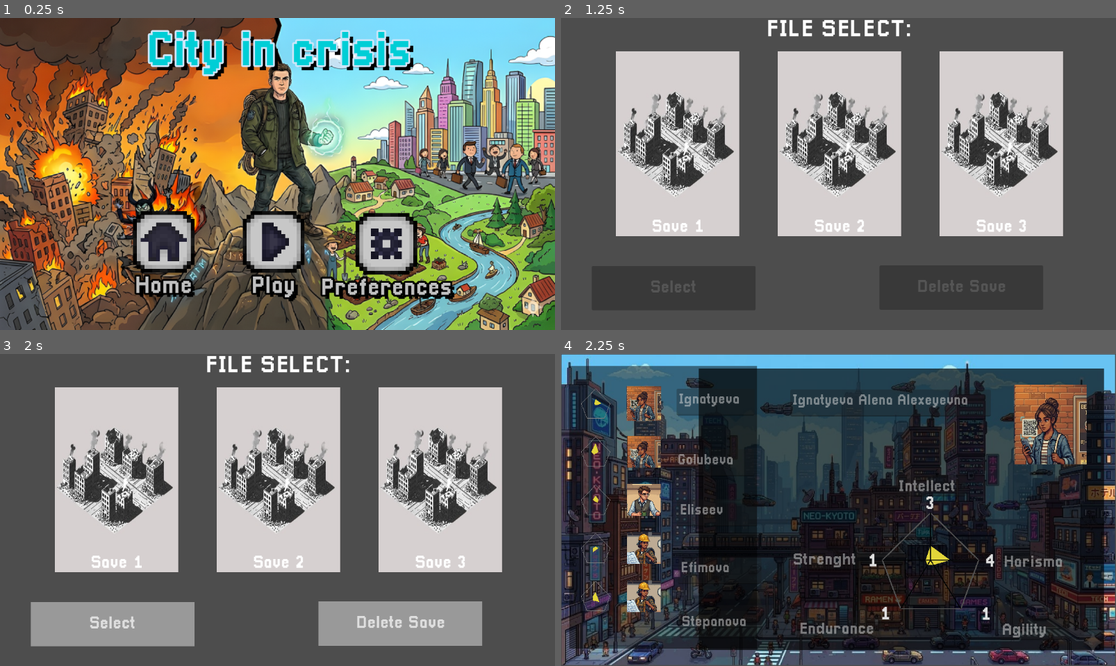
Above: before the commit, frames 1-4 (two rows, left to right).
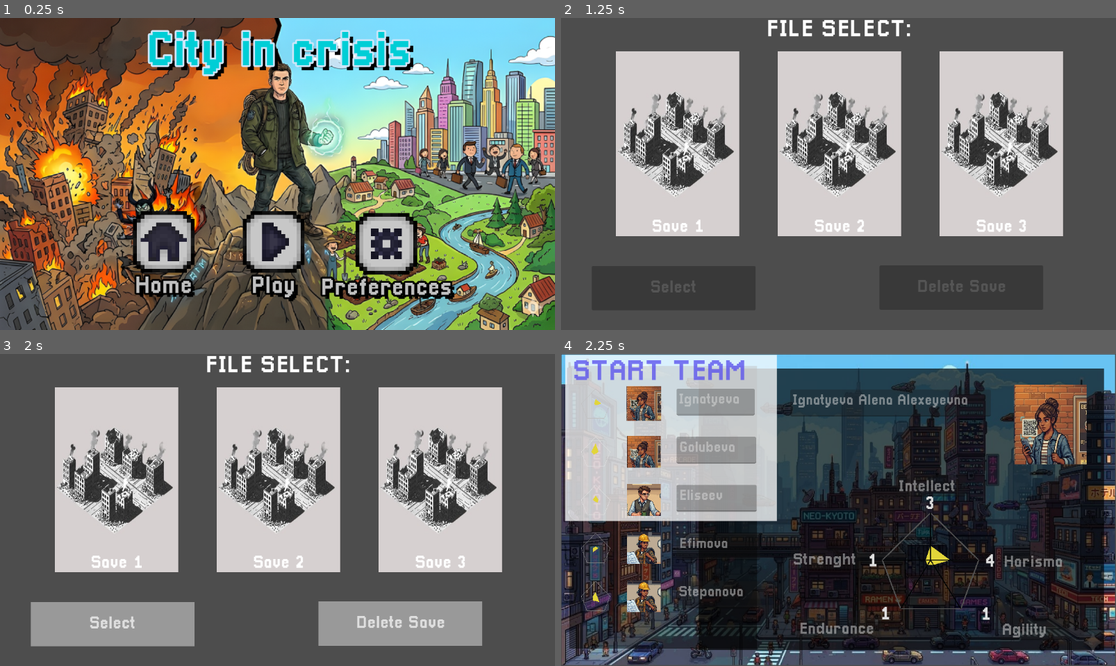
Above: after the commit, the same moments.

Repository: andierkas/Godot_game_project_67
Game: Godot game, scene res://scenes/main_scene/main_scene.tscn
Two runs of this game, one before a commit and one after it. Both use one fixed random seed, a clock stepped at 60 frames per second and the inputs below.
Inputs (mouse positions are in pixels of both pictures, inside the frame that each line leads up to):
- Up to frame 1 (0.25 s): no input
- Up to frame 2 (1.25 s): click (832, 242) at 0.5 s
- Up to frame 3 (2 s): click "Save 1" at 1.25 s
- Up to frame 4 (2.25 s): click "Select" at 2 s

Frames 1-3 are identical in both runs. In frame 4, 19% of the frame differs, in the area x 0-39%, y 0-91%.

Commit message:
чуть редачу

Diff:
--- a/scenes/agents_generator_scene/agents_generator.tscn
+++ b/scenes/agents_generator_scene/agents_generator.tscn
@@ -15,6 +15,12 @@
 [sub_resource type="StyleBoxEmpty" id="StyleBoxEmpty_kbh1e"]
 
 [sub_resource type="StyleBoxEmpty" id="StyleBoxEmpty_e86q2"]
+
+[sub_resource type="StyleBoxEmpty" id="StyleBoxEmpty_aw3uw"]
+
+[sub_resource type="StyleBoxEmpty" id="StyleBoxEmpty_ye48f"]
+
+[sub_resource type="StyleBoxEmpty" id="StyleBoxEmpty_4b6ty"]
 
 [node name="Control" type="Control" unique_id=1719565061]
 layout_mode = 3
@@ -49,6 +55,7 @@
 points = PackedVector2Array(-100, 0, -60, 100, 60, 100, 100, 0, 0, -100)
 closed = true
 width = 2.5
+default_color = Color(0, 0, 0, 1)
 round_precision = 3
 
 [node name="PentagonStats3" type="Line2D" parent="Background" unique_id=1737280383]
@@ -262,6 +269,27 @@
 offset_bottom = 611.0
 color = Color(0, 0, 0, 0.48235294)
 
+[node name="ColorRect" type="ColorRect" parent="Agentparty" unique_id=274896785]
+modulate = Color(1, 1, 1, 0.75686276)
+offset_left = 8.0
+offset_top = 1.0
+offset_right = 447.0
+offset_bottom = 346.0
+
+[node name="TextEdit" type="TextEdit" parent="Agentparty/ColorRect" unique_id=313514095]
+layout_mode = 0
+offset_left = 15.0
+offset_top = 3.0
+offset_right = 427.0
+offset_bottom = 62.0
+theme_override_colors/font_color = Color(0.3372549, 0.3019608, 0.92941177, 1)
+theme_override_fonts/font = ExtResource("3_t01tc")
+theme_override_font_sizes/font_size = 60
+theme_override_styles/normal = SubResource("StyleBoxEmpty_aw3uw")
+theme_override_styles/focus = SubResource("StyleBoxEmpty_ye48f")
+theme_override_styles/read_only = SubResource("StyleBoxEmpty_4b6ty")
+text = "START TEAM"
+
 [node name="start_bg" type="ColorRect" parent="Agentparty" unique_id=1668322419]
 visible = false
 offset_left = 133.0
@@ -303,7 +331,7 @@
 position = Vector2(71, 202)
 scale = Vector2(0.3, 0.3)
 color = Color(0.8898981, 0.8357617, 0.23110518, 1)
-polygon = PackedVector2Array(624, 420, 724, 320, 824, 420, 787, 520, 662, 520)
+polygon = PackedVector2Array(-103.33334, -3.333313, 0, -100, 96.66666, -3.333313, 60, 103.333374, -60, 100)
 
 [node name="SpriteAgent" type="Sprite2D" parent="Agentparty/Second_agent" unique_id=246505085]
 position = Vector2(171, 202)
@@ -313,10 +341,10 @@
 
 [node name="NameAgent" type="TextEdit" parent="Agentparty/Second_agent" unique_id=433523218]
 anchors_preset = -1
-offset_left = 235.0
-offset_top = 197.0
-offset_right = 400.0
-offset_bottom = 253.0
+offset_left = 239.0
+offset_top = 171.0
+offset_right = 404.0
+offset_bottom = 227.0
 theme_override_fonts/font = ExtResource("3_t01tc")
 theme_override_font_sizes/font_size = 30
 text = "Anton Antonov Antonovich"
@@ -329,7 +357,7 @@
 position = Vector2(71, 302)
 scale = Vector2(0.3, 0.3)
 color = Color(0.8898981, 0.8357617, 0.23110518, 1)
-polygon = PackedVector2Array(624, 420, 724, 320, 824, 420, 787, 520, 662, 520)
+polygon = PackedVector2Array(-103.33334, -3.333374, 0, -103.333374, 100, 0, 60, 100, -56.66667, 103.33325)
 
 [node name="SpriteAgent" type="Sprite2D" parent="Agentparty/Third_agent" unique_id=398701598]
 position = Vector2(171, 302)
@@ -339,10 +367,10 @@
 
 [node name="NameAgent" type="TextEdit" parent="Agentparty/Third_agent" unique_id=762892933]
 anchors_preset = -1
-offset_left = 240.0
-offset_top = 301.0
-offset_right = 406.0
-offset_bottom = 357.0
+offset_left = 239.0
+offset_top = 271.0
+offset_right = 405.0
+offset_bottom = 327.0
 theme_override_fonts/font = ExtResource("3_t01tc")
 theme_override_font_sizes/font_size = 30
 text = "Anton Antonov Antonovich"
@@ -355,7 +383,7 @@
 position = Vector2(71, 402)
 scale = Vector2(0.3, 0.3)
 color = Color(0.8898981, 0.8357617, 0.23110518, 1)
-polygon = PackedVector2Array(624, 420, 724, 320, 824, 420, 787, 520, 662, 520)
+polygon = PackedVector2Array(-100, -3.333252, 0, -103.33325, 96.66666, -3.333252, 53.333313, 90, -60, 90)
 
 [node name="SpriteAgent" type="Sprite2D" parent="Agentparty/four_agent" unique_id=678931764]
 position = Vector2(171, 402)
@@ -365,10 +393,10 @@
 
 [node name="NameAgent" type="TextEdit" parent="Agentparty/four_agent" unique_id=550527503]
 anchors_preset = -1
-offset_left = 242.0
-offset_top = 421.0
-offset_right = 415.0
-offset_bottom = 477.0
+offset_left = 239.0
+offset_top = 371.0
+offset_right = 412.0
+offset_bottom = 427.0
 theme_override_fonts/font = ExtResource("3_t01tc")
 theme_override_font_sizes/font_size = 30
 text = "Anton Antonov Antonovich"
@@ -381,7 +409,7 @@
 position = Vector2(71, 502)
 scale = Vector2(0.3, 0.3)
 color = Color(0.8898981, 0.8357617, 0.23110518, 1)
-polygon = PackedVector2Array(624, 420, 724, 320, 824, 420, 787, 520, 662, 520)
+polygon = PackedVector2Array(-100, 3.333374, -6.6666718, -100, 93.33331, -6.666626, 60, 103.333374, -63.333344, 103.333374)
 
 [node name="SpriteAgent" type="Sprite2D" parent="Agentparty/fifth_agent" unique_id=483329744]
 position = Vector2(171, 502)
@@ -391,10 +419,10 @@
 
 [node name="NameAgent" type="TextEdit" parent="Agentparty/fifth_agent" unique_id=1873115548]
 anchors_preset = -1
-offset_left = 245.0
-offset_top = 533.0
-offset_right = 418.0
-offset_bottom = 589.0
+offset_left = 239.0
+offset_top = 471.0
+offset_right = 412.0
+offset_bottom = 527.0
 theme_override_fonts/font = ExtResource("3_t01tc")
 theme_override_font_sizes/font_size = 30
 text = "Anton Antonov Antonovich"
